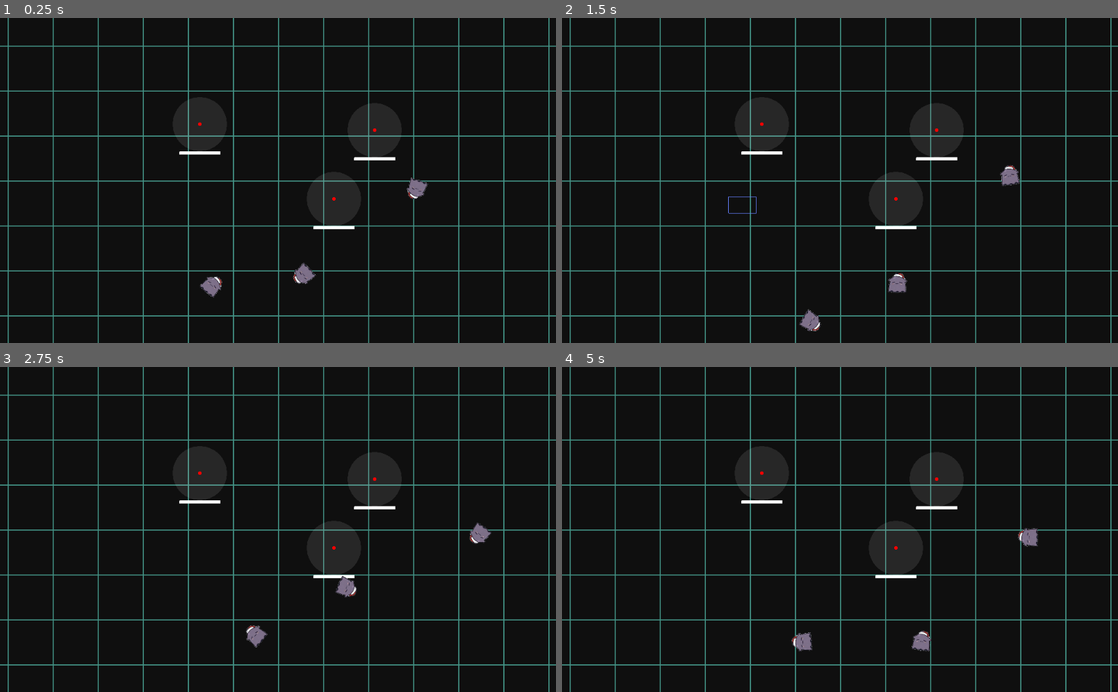
Above: before the commit, frames 1-4 (two rows, left to right).
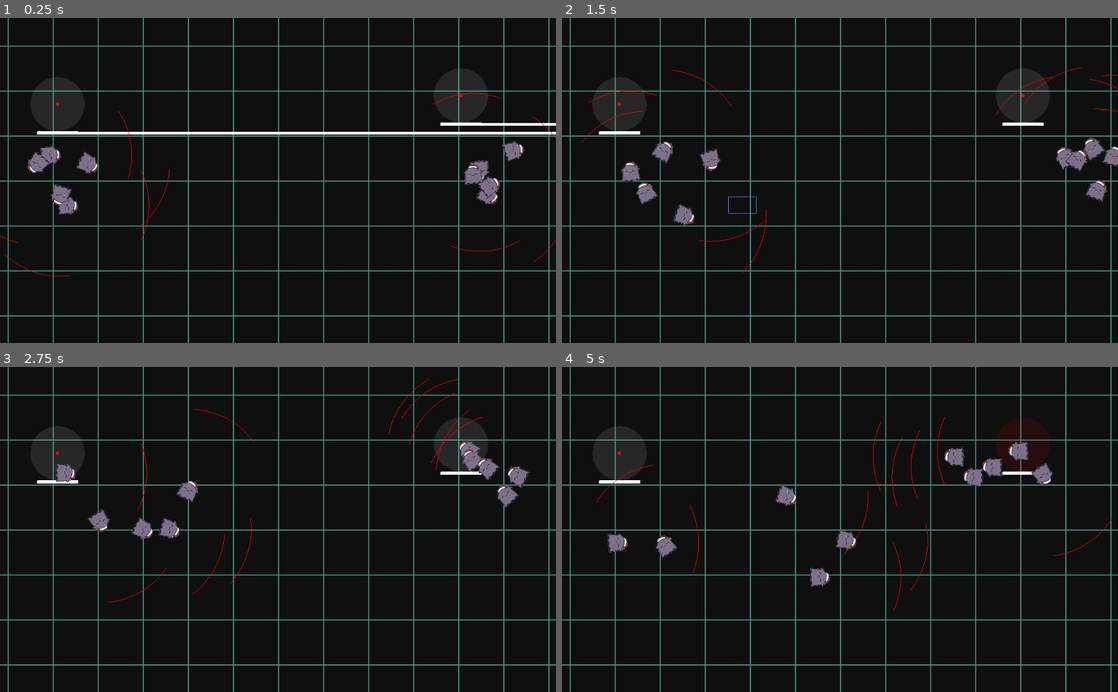
Above: after the commit, the same moments.

Repository: val-is/minijam99
Game: Godot game, scene res://scenes/test-scene.tscn
Same seed, same stepped clock (60 frames per second), same inputs: the game is played once before the commit and once after it. The project has no main scene, so this scene is started directly.
Inputs (mouse positions are in pixels of both pictures, inside the frame that each line leads up to):
- Up to frame 1 (0.25 s): no input
- Up to frame 2 (1.5 s): move the mouse to (962, 164) at 0.52 s; tap Middle mouse button (drag) at 0.6 s; click (962, 164) at 0.67 s; drag from (728, 196) to (812, 245) at 1.27 s
- Up to frame 3 (2.75 s): move the mouse to (333, 458) at 2.02 s; tap Middle mouse button (drag) at 2.1 s; click (333, 458) at 2.17 s
- Up to frame 4 (5 s): drag from (812, 594) to (673, 480) at 2.77 s; move the mouse to (1006, 578) at 3.52 s; tap Middle mouse button (drag) at 3.6 s; click (1006, 578) at 3.67 s; drag from (673, 480) to (756, 448) at 4.27 s

The runs differ from the first frame. In frame 1, 3.7% of the frame differs, in the area x 0-100%, y 23-87%; in frame 2, 2.9%; in frame 3, 2.9%; in frame 4, 3.0%.

Commit message:
add boid AI -- almost done

Diff:
--- a/mj99/scenes/capturepoint.gd
+++ b/mj99/scenes/capturepoint.gd
@@ -30,6 +30,7 @@
 var _timer = null
 var _spawn_timer = null
 var boid_control_player: Node
+var boid_control_enemy: Node
 
 var cam: Camera2D
 
@@ -48,6 +49,7 @@
 	_spawn_timer.set_one_shot(false) # Make sure it loops
 
 	boid_control_player = get_node("../../boidcontrol-player")
+	boid_control_enemy = get_node("../../boidcontrol-enemy")
 	cam = get_node("../../camera")
 
 func update_cap_point():
@@ -57,6 +59,10 @@
 	for p_boid in boid_control_player.get_children():
 		if position.distance_to(p_boid.position) < capture_radius:
 			p_boid_count += 1
+
+	for e_boid in boid_control_enemy.get_children():
+		if position.distance_to(e_boid.position) < capture_radius:
+			e_boid_count += 1
 
 	var contested = ((controller != enums.FACTION_PLAYER and p_boid_count != 0) or
 					(controller != enums.FACTION_ENEMY and e_boid_count != 0))
@@ -80,9 +86,13 @@
 func attempt_spawn():
 	var b = boid.instance()
 	b.position = position
+	b.faction = controller
 	# b.target = position
-	boid_control_player.add_child(b)
-	print(b.target)
+	match controller:
+		enums.FACTION_ENEMY:
+			boid_control_enemy.add_child(b)
+		enums.FACTION_PLAYER:
+			boid_control_player.add_child(b)
 
 func _draw():
 	draw_circle(Vector2(0, 0), capture_radius, faction_colors[controller])
--- a/mj99/scenes/test-scene.tscn
+++ b/mj99/scenes/test-scene.tscn
@@ -1,10 +1,11 @@
-[gd_scene load_steps=6 format=2]
+[gd_scene load_steps=7 format=2]
 
 [ext_resource path="res://sprites/testgrid.png" type="Texture" id=1]
 [ext_resource path="res://scripts/infinibackground-camera.gd" type="Script" id=2]
-[ext_resource path="res://scripts/boidspawn.gd" type="Script" id=3]
+[ext_resource path="res://scripts/boid-control-player.gd" type="Script" id=3]
 [ext_resource path="res://scripts/capturepoints-controller.gd" type="Script" id=4]
 [ext_resource path="res://scenes/capturepoint.gd" type="Script" id=5]
+[ext_resource path="res://scripts/boid-control-enemy.gd" type="Script" id=6]
 
 [node name="test-scene" type="Node2D"]
 
@@ -56,13 +57,16 @@
 script = ExtResource( 4 )
 
 [node name="capturepoint-1" type="Node2D" parent="capturepoints"]
-position = Vector2( 178, -93 )
+position = Vector2( 337, -157 )
 script = ExtResource( 5 )
+max_health = 1
 
 [node name="capturepoint-2" type="Node2D" parent="capturepoints"]
-position = Vector2( -144, -104 )
+position = Vector2( -406, -141 )
 script = ExtResource( 5 )
+max_health = 1
 
-[node name="capturepoint-3" type="Node2D" parent="capturepoints"]
-position = Vector2( 103, 34 )
-script = ExtResource( 5 )
+[node name="boidcontrol-enemy" type="Node" parent="."]
+script = ExtResource( 6 )
+
+[node name="boidcontrol-enemy-extra" type="Node" parent="."]
--- /dev/null
+++ b/mj99/scripts/boid-control-enemy.gd
@@ -0,0 +1,359 @@
+extends Node
+
+const enums = preload("res://scripts/enums.gd")
+
+# Declare member variables here. Examples:
+# var a = 2
+# var b = "text"
+
+export var spawn_point = Vector2(400, 0)
+export var n_boids = 5
+export var boid_scattering_range = 50
+export var vel_r = 50
+
+export var AI_resupply_distance = 500 # join resupplying groups w/in this range
+
+var boid = preload("res://prefabs/boid.tscn")
+
+export var faction = enums.FACTION_ENEMY
+
+var ai_timer = null
+
+# Called when the node enters the scene tree for the first time.
+func _ready():
+	for i in range(n_boids):
+		var b = boid.instance()
+		b.position = spawn_point + Vector2(rand_range(-boid_scattering_range, boid_scattering_range), rand_range(-boid_scattering_range, boid_scattering_range))
+		b.velocity = Vector2(rand_range(-vel_r, vel_r), rand_range(-vel_r, vel_r))
+		b.faction = faction
+		add_child(b)
+
+	ai_timer = Timer.new()
+	get_node("../boidcontrol-enemy-extra").add_child(ai_timer)
+	ai_timer.connect("timeout", self, "process_ai")
+	ai_timer.set_wait_time(1.0)
+	ai_timer.set_one_shot(false) # Make sure it loops
+	ai_timer.start()
+
+# shitty ai time :)
+# overall, this should operate using "strike groups"
+# field a group of nearby boids and send them on missions
+# if there aren't enough boids for a mission, expand the group
+
+export var boid_grouping_distance = 100
+
+export var ai_resupply_target_capacity = 3
+export var ai_group_dist = 50 # make sure units stay in this radius if in a strike group when resupplying
+
+export var ai_defend_range = 100 # radius around a captured point to keep clear
+
+export var ai_intercept_grouping_range = 200 # use this radius to create groups of player troops to intercept
+
+enum {
+	MISSION_RESUPPLY,	# heal up to a target # of troops and make sure they're close together
+	MISSION_DEFEND,		# go to a specific capture point and park there until no more enemies are targeting nearby
+	MISSION_INTERCEPT,	# chase/engage with a group of enemy boids (follow their center)
+	MISSION_CAPTURE		# capture an arbitrary point (at a target), prioritize neutral
+}
+
+var strike_groups = [] # strike group schema: {boids: [], mission: enum, target: Vec2 or []}
+
+# Called every frame. 'delta' is the elapsed time since the previous frame.
+# func _process(delta):
+	# pass
+
+class AIGroupSorter:
+	static func sort_by_distance(a, b):
+		# if a < b: return true
+		if a[0] < b[0]:
+			return true
+		return false
+
+func reassign_group(idx):
+	var group = strike_groups[idx]
+	var friendly_cap_points = []
+	for point in get_node("../capturepoints").get_children():
+		if point.controller == enums.FACTION_ENEMY:
+			friendly_cap_points.append(point)
+
+	# resupply if needed
+	if len(group["boids"]) < ai_resupply_target_capacity:
+		var friendly_dist_points = []
+		for point in friendly_cap_points:
+			friendly_dist_points.append([group["center"].distance_to(point.position), point])
+		friendly_dist_points.sort_custom(AIGroupSorter, "sort_by_distance")
+		strike_groups[idx]["mission"] = MISSION_RESUPPLY
+		if len(friendly_dist_points) != 0:
+			strike_groups[idx]["target"] = friendly_dist_points[0][1].position
+			return
+		else:
+			strike_groups[idx]["target"] = group["center"]
+			return
+
+	# see if we need to defend any of our stuff
+	var threatened_points = []
+	for cap_point in friendly_cap_points:
+		var threat_level = 0
+		for player_boid in get_node("../boidcontrol-player").get_children():
+			if player_boid.position.distance_to(cap_point.position) < ai_defend_range:
+				threat_level += 1
+		for group_other in strike_groups:
+			if group_other != group and group_other["mission"] == MISSION_DEFEND and group_other["defend_target"] == cap_point:
+				threat_level -= len(group_other["boids"])
+		if threat_level > 0:
+			threatened_points.append([threat_level, cap_point])
+	threatened_points.sort_custom(AIGroupSorter, "sort_by_distance")
+	threatened_points.invert() # go to most aggressed point
+	if len(threatened_points) != 0:
+		print("defending!")
+		strike_groups[idx]["mission"] = MISSION_DEFEND
+		strike_groups[idx]["target"] = threatened_points[0][1].position
+		strike_groups[idx]["defend_target"] = threatened_points[0][1]
+		return
+
+	# find neutral cap points, try to grab
+	var neutral_cap_points = []
+	for point in get_node("../capturepoints").get_children():
+		if point.controller == enums.FACTION_NEUTRAL:
+			neutral_cap_points.append([group["center"].distance_to(point.position), point])
+	neutral_cap_points.sort_custom(AIGroupSorter, "sort_by_distance")
+	if len(neutral_cap_points) != 0:
+		strike_groups[idx]["mission"] = MISSION_CAPTURE
+		strike_groups[idx]["target"] = neutral_cap_points[0][1].position
+		strike_groups[idx]["capture_target"] = neutral_cap_points[0][1]
+		return
+
+	# try to harass player groups
+	var unassigned_player_boids = get_node("../boidcontrol-player").get_children()
+	var player_groups = []
+	# get 1st attempt at groups
+	for player_boid in unassigned_player_boids:
+		var added = false
+		for player_group in player_groups:
+			if added:
+				break
+			for other_boid in player_group:
+				if other_boid.position.distance_to(player_boid.position) < ai_intercept_grouping_range:
+					player_group.append(other_boid)
+					added = true
+					break
+		if not added:
+			player_groups.append([player_boid])
+	# combine groups that are close enough to each other, as long as it's possible
+	var updated_groups = true
+	while updated_groups:
+		updated_groups = false
+		for group_a in player_groups:
+			for group_b in player_groups:
+				if group_a == group_b:
+					continue
+				for boid_a in group_a:
+					for boid_b in group_b:
+						if boid_a.position.distance_to(boid_b.position) < ai_intercept_grouping_range:
+							# combine groups
+							while len(group_b) > 0:
+								group_a.append(group_b[0])
+								group_b.remove(0)
+								updated_groups = true
+								continue
+	# remove empty groups
+	var empty_groups = []
+	for i in range(len(player_groups)):
+		if len(player_groups[i]) == 0:
+			empty_groups.append(i)
+	empty_groups.sort()
+	empty_groups.invert()
+	for i in empty_groups:
+		player_groups.remove(i)
+	# find closest group in strength that weaker than us to attack
+	var player_group_strengths = []
+	for pl_group in player_groups:
+		if len(pl_group) > len(group["boids"]):
+			continue
+		player_group_strengths.append([len(pl_group), pl_group])
+	player_group_strengths.sort_custom(AIGroupSorter, "sort_by_distance")
+	player_group_strengths.invert()
+	if len(player_group_strengths) != 0:
+		# attack the first group here
+		strike_groups[idx]["mission"] = MISSION_INTERCEPT
+		strike_groups[idx]["target"] = player_group_strengths[0][1][0].position
+		return
+
+	# see if we can attack any player nodes
+	# TODO
+
+	# group up with a resupply to bolster strength
+	var closest_groups = []
+	for group_other in strike_groups:
+		if group_other["mission"] == MISSION_RESUPPLY:
+			if group == group_other:
+				continue
+			closest_groups.append([group["target"].distance_to(group_other["target"]), group_other])
+	closest_groups.sort_custom(AIGroupSorter, "sort_by_distance")
+	if len(closest_groups) != 0:
+		while len(group["boids"]) > 0:
+			closest_groups[0][1]["boids"].append(group["boids"][0])
+			group["boids"].remove(0)
+		return
+
+	# otherwise just return to the closest capture point and resupply
+	strike_groups[idx]["mission"] = MISSION_RESUPPLY
+	if len(friendly_cap_points) != 0:
+		var closest_bases = []
+		for cap in friendly_cap_points:
+			closest_bases.append([group["center"].distance_to(cap.position), cap])
+		closest_bases.sort_custom(AIGroupSorter, "sort_by_distance")
+		strike_groups[idx]["center"] = closest_bases[0][1].position
+	else:
+		strike_groups[idx]["center"] = group["center"]
+
+
+func process_ai():
+	var captured_points = []
+	for point in get_node("../capturepoints").get_children():
+		if point.controller != enums.FACTION_ENEMY:
+			continue
+		captured_points.append(point)
+
+	var dead_groups = []
+	for i in range(len(strike_groups)):
+		var group = strike_groups[i]
+		if len(group["boids"]) == 0:
+			# dead group. disband
+			dead_groups.append(i)
+	dead_groups.sort()
+	dead_groups.invert()
+	for i in dead_groups:
+		strike_groups.remove(i)
+
+	var grouped_boids = []
+	for group_idx in range(len(strike_groups)):
+		var group = strike_groups[group_idx]
+		var group_center = Vector2(0, 0)
+		for boid in group["boids"]:
+			grouped_boids.append(boid)
+			group_center += boid.position
+		group_center /= len(group["boids"])
+		strike_groups[group_idx]["center"] = group_center
+
+	var all_boids = get_children()
+	var ungrouped_boids = []
+	for boid in all_boids:
+		if not (boid in grouped_boids):
+			ungrouped_boids.append(boid)
+
+	# if we're completely dead, give up
+	if len(ungrouped_boids) + len(grouped_boids) == 0:
+		return
+
+	# every boid gets a group
+	for boid in ungrouped_boids:
+		# first see if there are any nearby resupplying groups to join
+		var resupply_groups_distanced = []
+		for group_idx in range(len(strike_groups)):
+			var group = strike_groups[group_idx]
+			if group["mission"] == MISSION_RESUPPLY:
+				var dist = boid.position.distance_to(group["center"])
+				if dist > AI_resupply_distance:
+					continue
+				resupply_groups_distanced.append([dist, group_idx])
+		resupply_groups_distanced.sort_custom(AIGroupSorter, "sort_by_distance")
+		if len(resupply_groups_distanced) != 0:
+			# join the nearest resupplying group
+			strike_groups[resupply_groups_distanced[0][1]]["boids"].append(boid)
+			continue
+
+		# if there are no nearby groups resupplying, form a new group
+		# this new group will then go to a nearby captured point to recruit
+		var new_group = {
+			"boids": [boid],
+			"mission": MISSION_RESUPPLY,
+			"target": Vector2(boid.position),
+			"center": Vector2(boid.position)
+		}
+
+		var nearest_cap_points = []
+		for cap_point in captured_points:
+			var dist = new_group["target"].distance_to(cap_point.position)
+			nearest_cap_points.append([dist, cap_point])
+		nearest_cap_points.sort_custom(AIGroupSorter, "sort_by_distance")
+		if len(nearest_cap_points) != 0:
+			# send the new group to the closest cap point
+			new_group["target"] = nearest_cap_points[0][1].position
+			strike_groups.append(new_group)
+			continue
+
+		# if we get here, we're kind of screwed and need this new group to capture a point to keep playing
+		# we'll just resupply at the current boid for now in this case. make sure to add all boids to the group
+		for other_boid in ungrouped_boids:
+			if boid == other_boid:
+				continue
+			new_group["boids"].append(other_boid)
+		strike_groups.append(new_group)
+		break
+
+	# find player troops to evaluate things
+	var player_boids = []
+	for boid in get_node("../boidcontrol-player").get_children():
+		player_boids.append(boid)
+
+	# now that we have all groups existing, do operations on them
+	# figure out what groups have finished their previous operation
+	var groups_needing_assignment = []
+	for group_idx in range(len(strike_groups)):
+		var group = strike_groups[group_idx]
+		match group["mission"]:
+			MISSION_DEFEND:
+				# done defending if no player troops w/in range
+				var attacking_boids = 0
+				for player_boid in get_node("../boidcontrol-player").get_children():
+					if player_boid.position.distance_to(group["defend_target"].position) < ai_defend_range:
+						attacking_boids += 1
+				if attacking_boids >= 1:
+					continue
+			MISSION_CAPTURE:
+				# done capturing if we control the capture point
+				if group["capture_target"].controller != enums.FACTION_ENEMY:
+					continue
+			MISSION_INTERCEPT:
+				# done intercepting if no player boids in area
+				var attacking_boids = 0
+				for player_boid in get_node("../boidcontrol-player").get_children():
+					if player_boid.position.distance_to(group["center"]) < ai_defend_range:
+						attacking_boids += 1
+				if attacking_boids >= 1:
+					continue
+			MISSION_RESUPPLY:
+				# done resupplying when we get to cap. find/apply new mission
+				if len(group["boids"]) < ai_resupply_target_capacity:
+					continue
+		reassign_group(group_idx)
+
+	# TODO more ai code
+
+	# special case where we have no captured points. pick one nearest to center of all groups and attack with everything
+	if len(captured_points) == 0:
+		var all_capture_points = []
+		for point in get_node("../capturepoints").get_children():
+			all_capture_points.append(point)
+
+		var boid_center = Vector2(0, 0)
+		all_boids = get_children()
+		for boid in all_boids:
+			boid_center += boid.position
+		boid_center /= len(all_boids)
+
+		var capture_distances = []
+		for idx in range(len(all_capture_points)):
+			capture_distances.append([boid_center.distance_to(all_capture_points[idx].position), idx])
+		capture_distances.sort_custom(AIGroupSorter, "sort_by_distance")
+		for group_idx in range(len(strike_groups)):
+			strike_groups[group_idx]["mission"] = MISSION_CAPTURE
+			strike_groups[group_idx]["target"] = all_capture_points[capture_distances[0][1]].position
+			strike_groups[group_idx]["capture_target"] = all_capture_points[capture_distances[0][1]]
+
+	# apply logic to boid underlings
+	for group in strike_groups:
+		print(len(group["boids"]))
+		for boid in group["boids"]:
+			boid.target = group["target"]
--- a/mj99/scripts/boidspawn.gd
+++ b/mj99/scripts/boid-control-player.gd
@@ -6,8 +6,9 @@
 # var a = 2
 # var b = "text"
 
+export var spawn_point = Vector2(-400, 0)
 export var n_boids = 5
-export var boid_scattering_range = 500
+export var boid_scattering_range = 50
 export var vel_r = 50
 
 var boid = preload("res://prefabs/boid.tscn")
@@ -20,8 +21,9 @@
 func _ready():
 	for i in range(n_boids):
 		var b = boid.instance()
-		b.position = Vector2(rand_range(-boid_scattering_range, boid_scattering_range), rand_range(-boid_scattering_range, boid_scattering_range))
+		b.position = spawn_point + Vector2(rand_range(-boid_scattering_range, boid_scattering_range), rand_range(-boid_scattering_range, boid_scattering_range))
 		b.velocity = Vector2(rand_range(-vel_r, vel_r), rand_range(-vel_r, vel_r))
+		b.faction = faction
 		add_child(b)
 	cam = get_node("../camera")
 	boid_drag_poly = get_node("../boidpolydragsquare")
--- a/mj99/scripts/boid.gd
+++ b/mj99/scripts/boid.gd
@@ -8,7 +8,7 @@
 
 export var boid_radius = 200
 
-export var boid_r1_separation = 20
+export var boid_r1_separation = 50
 
 export var boid_r2_cohesion = 1
 export var boid_r2_target_dist = 0.001
@@ -25,10 +25,15 @@
 var boid_root: Node
 var velocity = Vector2(0, 0)
 
+export var view_angle = 50
+export var view_dist = 100
+
 export var personality_range: Vector2 = Vector2(0.7, 1.2)
 var personality = 1
 
 export var max_dtheta = 3.141 / 60
+
+export var faction = enums.FACTION_NEUTRAL
 
 # Called when the node enters the scene tree for the first time.
 func _ready():
@@ -38,12 +43,16 @@
 
 # Called every frame. 'delta' is the elapsed time since the previous frame.
 func _process(delta):
+	if target == position:
+		target += Vector2(0.1, 0.1)
 	var old_vel = velocity
 
 	var boids_raw = boid_root.get_children()
 	var boids = []
 	for boid in boids_raw:
 		if boid == self:
+			continue
+		if boid.faction != faction:
 			continue
 
 		if position.distance_to(boid.position) <= boid_radius:
@@ -101,3 +110,19 @@
 	# rotate towards front
 	var orientation = velocity.normalized().angle()
 	rotation = orientation + 3.141 / 2
+
+	update()
+
+func draw_circle_arc(center, radius, angle_from, angle_to, color):
+	var nb_points = 15
+	var points_arc = PoolVector2Array()
+
+	for i in range(nb_points + 1):
+		var angle_point = deg2rad(angle_from + i * (angle_to-angle_from) / nb_points - 90)
+		points_arc.push_back(center + Vector2(cos(angle_point), sin(angle_point)) * radius)
+
+	for index_point in range(nb_points):
+		draw_line(points_arc[index_point], points_arc[index_point + 1], color)
+
+func _draw():
+	draw_circle_arc(Vector2(0, 0), view_dist+50, -view_angle/2, view_angle/2, Color.red)
